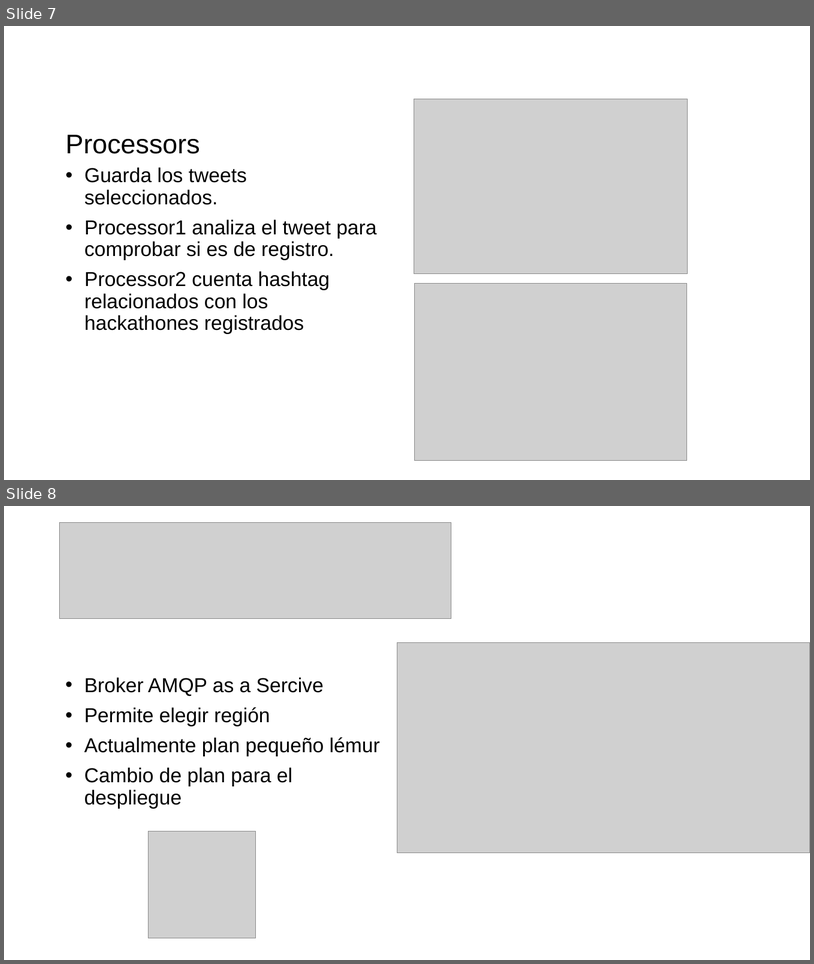
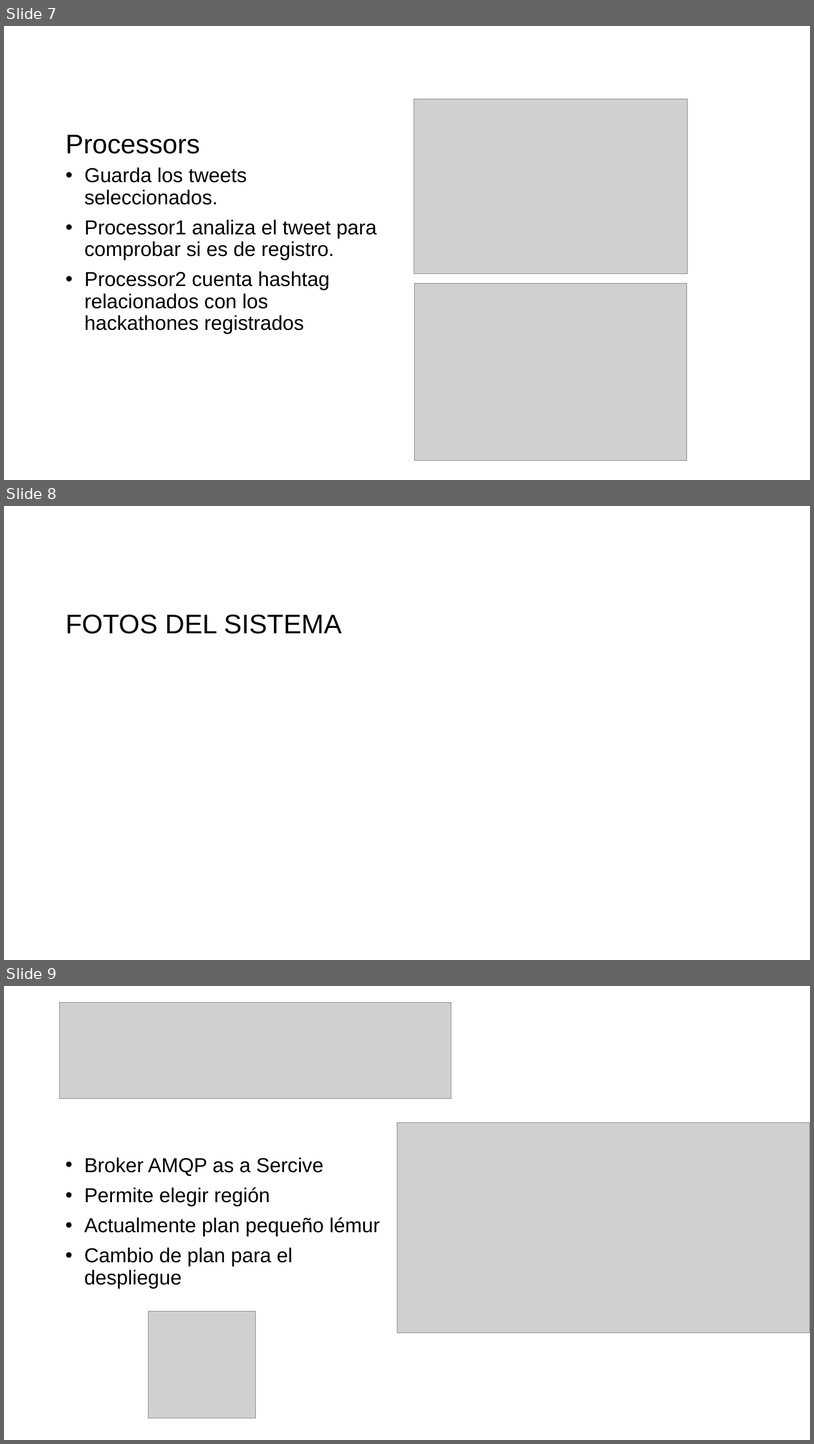
Before and after one commit to jorcox/TweetRegistration, a slide deck: Documentos/Presentación.pptx. Shown one above the other, each under a label of ours: slides 7 and 8 before the commit, slides 7, 8 and 9 after it. The pictures are 814x964 and 814x1444 pixels, drawn with LibreOffice and Linux fonts; fonts in the diff are those of the drawing; grey boxes stand for pictures; background and template pictures are left out. Boxes give left, top, right and bottom in pixels: in the first picture for what was removed or moved away, otherwise in the second. Text is boxed around its words. In the diff, an @@ line names an element or a change of style, - is before the commit and + after.

```diff
--- a/Documentos/Presentación.pptx
+++ b/Documentos/Presentación.pptx
@@ slide 8 added at <box>4,506,810,960</box>, background picture (left out) @@
@@ title added at <box>66,614,342,634</box>, 32 pt, text #000000 @@
+FOTOS DEL SISTEMA
@@ what was slide 8 is now slide 9 @@
```
Also in this commit, not shown: 1 slide changed, 7 other slides added, 8 other files.
